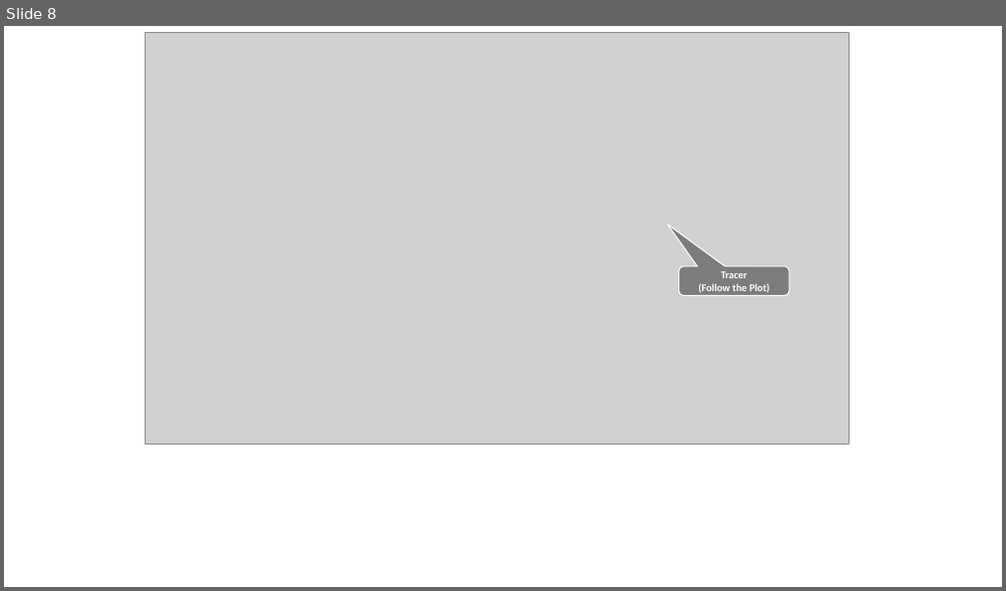
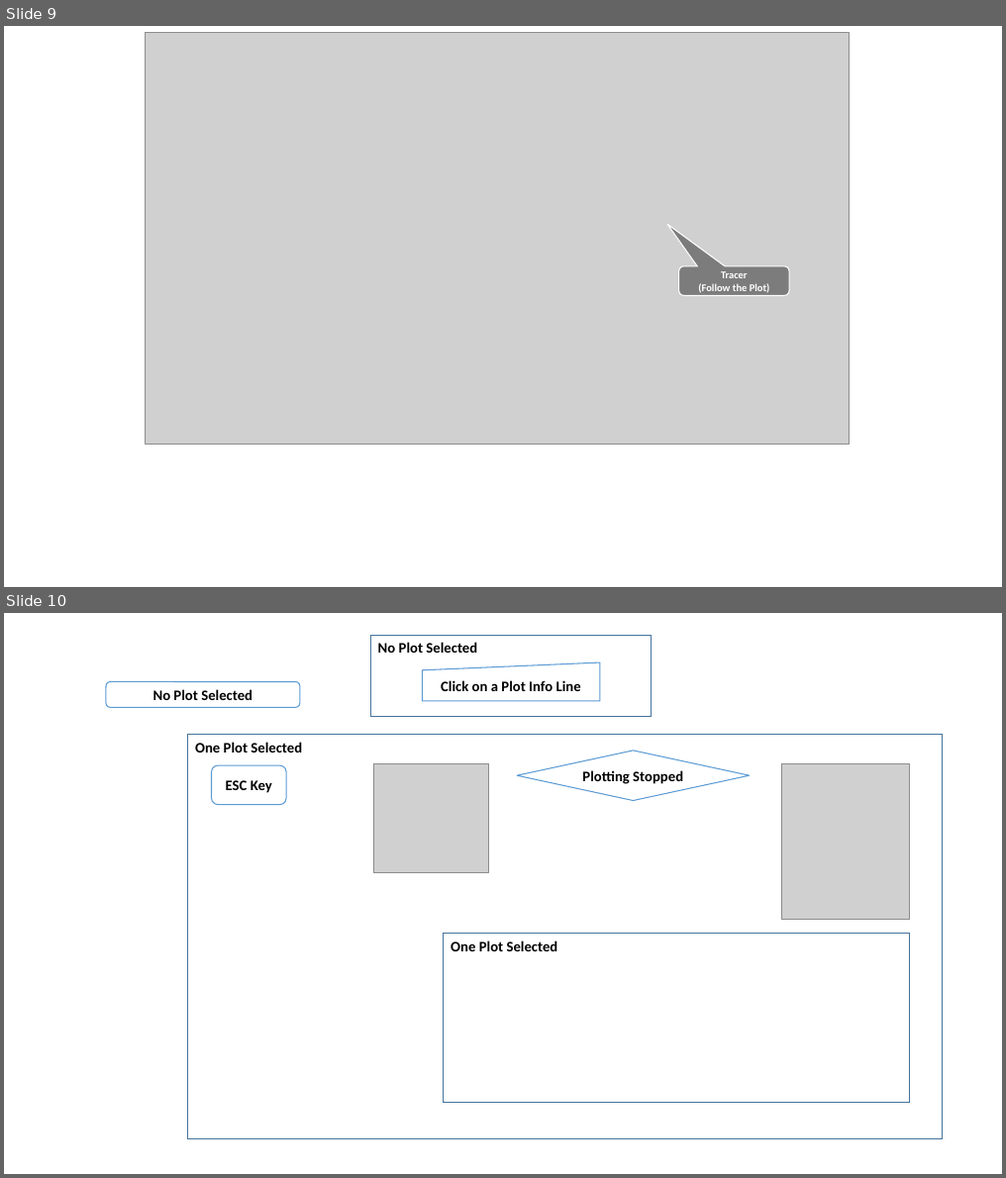
Before and after one commit to devlabnet/YASP, a slide deck: doc/images.pptx. Shown one above the other, each under a label of ours: slide 8 before the commit, slides 9 and 10 after it. The pictures are 1006x591 and 1006x1178 pixels, drawn with LibreOffice and Linux fonts; fonts in the diff are those of the drawing; grey boxes stand for pictures. Boxes give left, top, right and bottom in pixels: in the first picture for what was removed or moved away, otherwise in the second. Text is boxed around its words. In the diff, an @@ line names an element or a change of style, - is before the commit and + after.

```diff
--- a/doc/images.pptx
+++ b/doc/images.pptx
@@ slide 10 added at <box>4,613,1002,1174</box>, background #FFFFFF @@
@@ rectangle added at <box>371,636,651,716</box>, outline #43739E 0.75 pt, 14 pt, text #000000, bold @@
+No Plot Selected
@@ flow chart manual input added at <box>423,663,601,700</box>, fill #FFFFFF, outline #5B9BD5 1 pt, 14 pt, text #000000, bold @@
+Click on a Plot Info Line
@@ rounded rectangle added at <box>106,682,300,707</box>, fill #FFFFFF, outline #5B9BD5 1 pt, 14 pt, text #000000, bold @@
+No Plot Selected
@@ rectangle added at <box>188,735,943,1139</box>, outline #43739E 0.75 pt, 14 pt, text #000000, bold @@
+One Plot Selected
@@ diamond added at <box>517,751,749,801</box>, fill #FFFFFF, outline #5B9BD5 1 pt, 14 pt, text #000000, bold @@
+Plotting Stopped
@@ rounded rectangle added at <box>211,765,286,805</box>, fill #FFFFFF, outline #5B9BD5 1 pt, 14 pt, text #000000, bold @@
+ESC Key
@@ picture added at <box>373,764,487,873</box> @@
@@ picture added at <box>781,764,909,919</box> @@
@@ rectangle added at <box>444,934,909,1103</box>, outline #43739E 0.75 pt, 14 pt, text #000000, bold @@
+One Plot Selected
@@ what was slide 8 is now slide 9 @@
```
Also in this commit, not shown: 5 slides changed, 2 other slides added, 26 other files.
